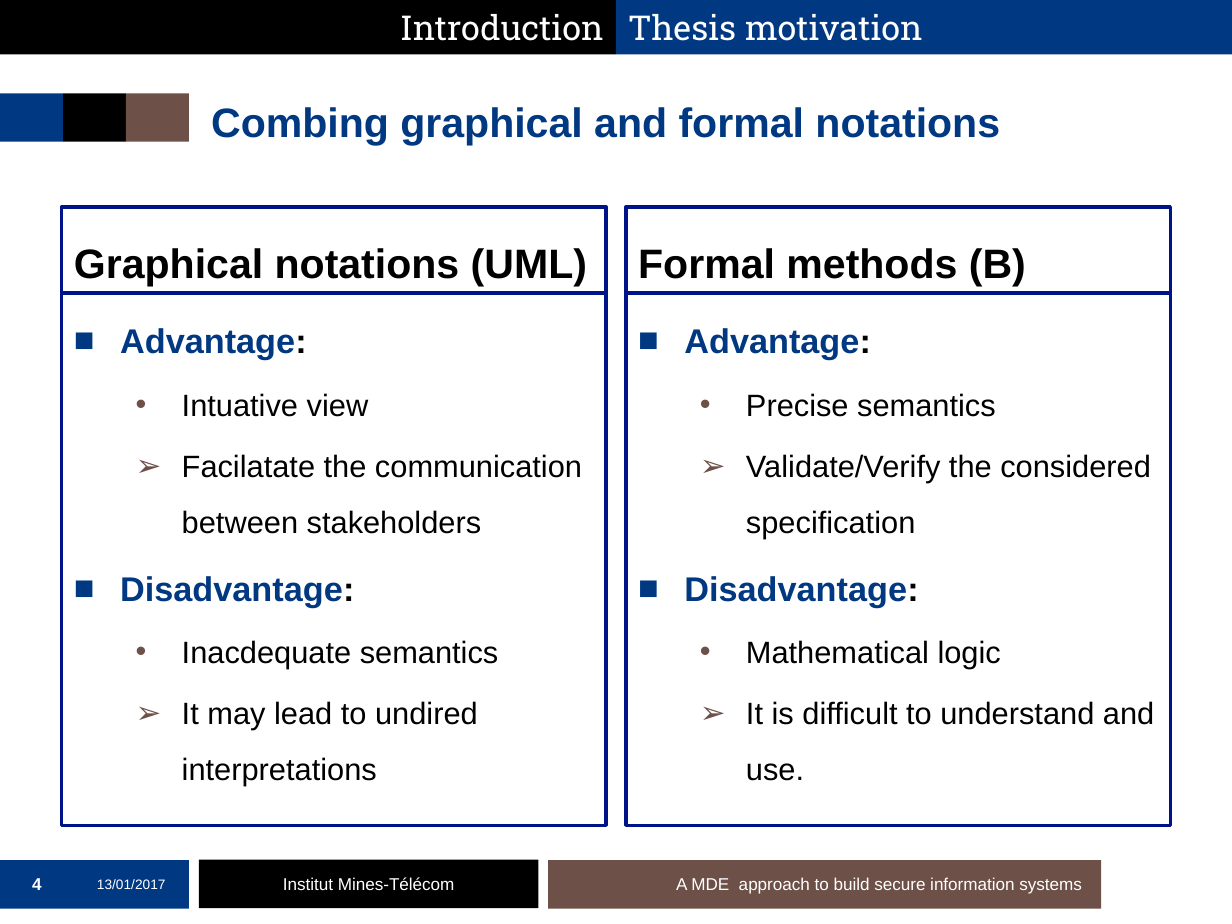
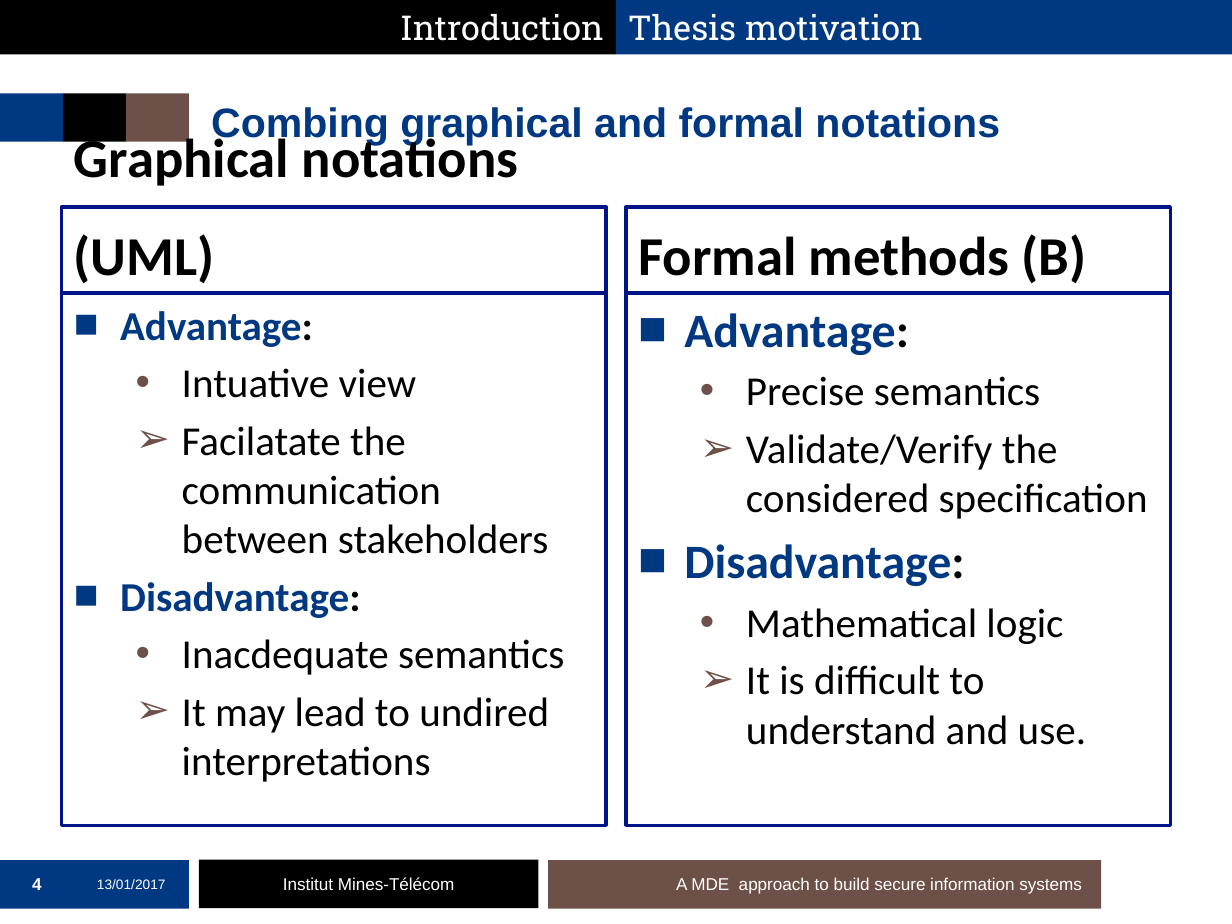
Before and after one commit to mai-ng/phdDefense, a slide deck: slide 4 of slides/presentation-defense.pptx. Drawn at 1232x924 pixels with LibreOffice and Linux fonts; fonts in the diff are those of the drawing; background and template pictures are left out. Boxes give left, top, right and bottom in pixels: in the first picture for what was removed or moved away, otherwise in the second. Text is boxed around its words. In the diff, an @@ line names an element or a change of style, - is before the commit and + after.

```diff
--- a/slides/presentation-defense.pptx
+++ b/slides/presentation-defense.pptx
@@ text "Graphical notations (UML)" at [62,207,606,293]: size 24 to 32 pt, font Arial to Calibri; line spacing 1.4 to 1.5; more space between paragraphs @@
@@ text "Formal methods (B)" at [626,207,1170,293]: size 24 to 32 pt, font Arial to Calibri; line spacing 1.4 to 1.5; more space between paragraphs @@
@@ text "Advantage:" at [62,293,606,825]: size 20 to 24 pt in "Advantage:", "Disadvantage:"; font Arial to Calibri; size 18 to 24 pt in "Intuative view", "Facilatate the communication between stakeholders", "Inacdequate semantics", "It may lead to undired interpretations"; line spacing 1.5 to 1; more space between paragraphs @@
@@ text "Advantage:" at [626,293,1170,825]: size 20 to 28 pt in "Advantage:", "Disadvantage:"; font Arial to Calibri; size 18 to 24 pt in "Precise semantics", "Validate/Verify the considered specification", "Mathematical logic", "It is difficult to understand and use."; line spacing 1.5 to 1; more space between paragraphs @@
```
Also in this commit, not shown: 11 other slides changed, 3 slides added.
